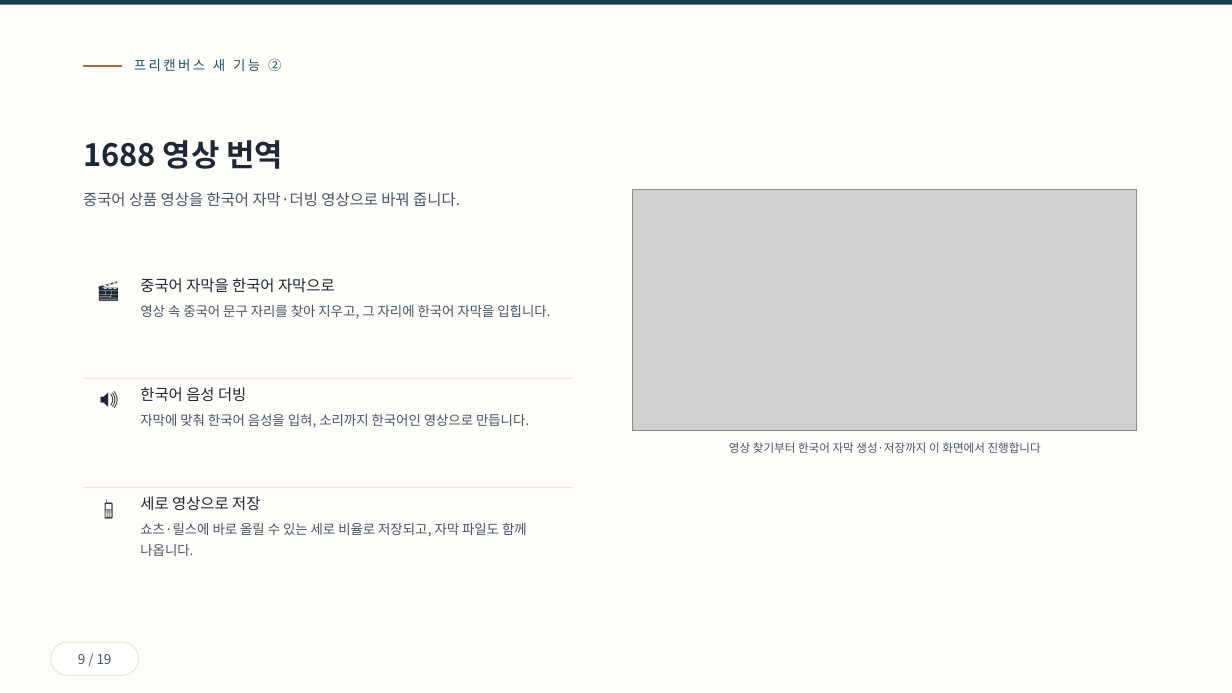
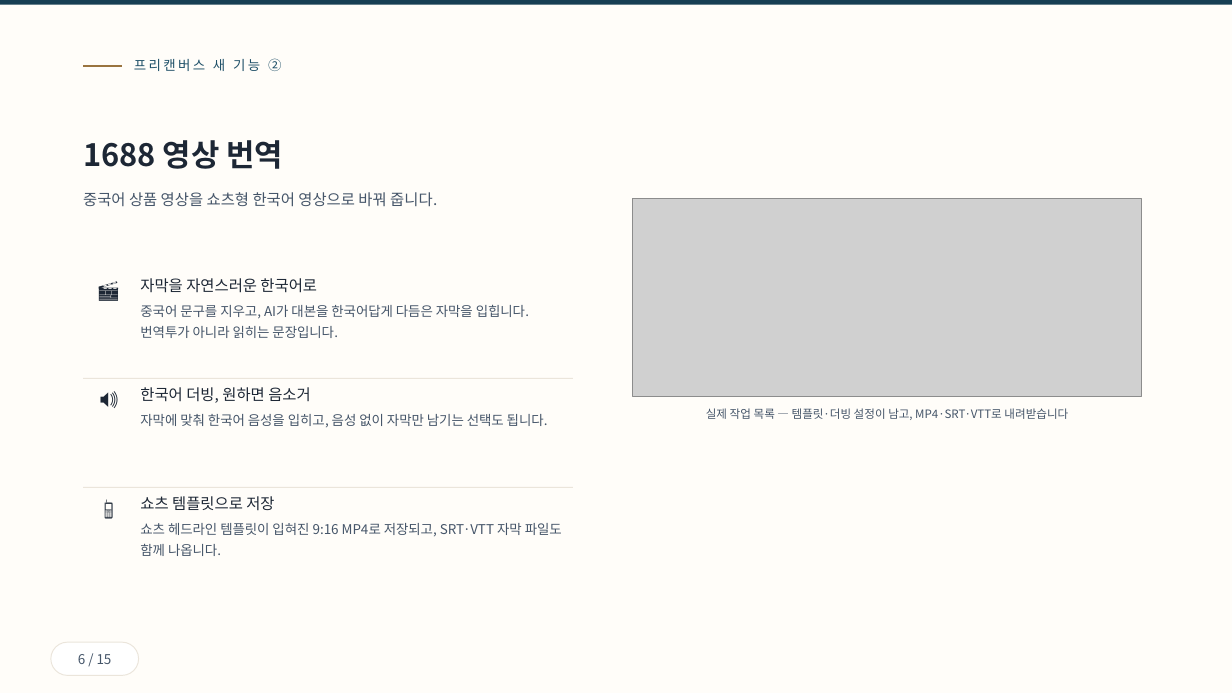
Before and after one commit to ramiteacher/searchmaster-x-freecanvas, a slide deck: slide 6 of slides.pptx (slide 9 before the commit). Drawn at 1232x693 pixels with LibreOffice and Linux fonts; fonts in the diff are those of the drawing; grey boxes stand for pictures. Boxes give left, top, right and bottom in pixels: in the first picture for what was removed or moved away, otherwise in the second. Text is boxed around its words. In the diff, an @@ line names an element or a change of style, - is before the commit and + after.

```diff
--- a/slides.pptx
+++ b/slides.pptx
@@ text at <box>83,192,437,206</box>: text changed @@
-중국어 상품 영상을 한국어 자막·더빙 영상으로 바꿔 줍니다.
+중국어 상품 영상을 쇼츠형 한국어 영상으로 바꿔 줍니다.
@@ picture: place and size @@
-picture at <box>633,189,1137,431</box>
+picture at <box>633,199,1141,396</box>
@@ text at <box>140,278,529,338</box>: text changed @@
-중국어 자막을 한국어 자막으로
-영상 속 중국어 문구 자리를 찾아 지우고, 그 자리에 한국어 자막을 입힙니다.
+자막을 자연스러운 한국어로
+중국어 문구를 지우고, AI가 대본을 한국어답게 다듬은 자막을 입힙니다. 번역투가 아니라 읽히는 문장입니다.
@@ text at <box>140,387,548,427</box>: text changed @@
-한국어 음성 더빙
-자막에 맞춰 한국어 음성을 입혀, 소리까지 한국어인 영상으로 만듭니다.
+한국어 더빙, 원하면 음소거
+자막에 맞춰 한국어 음성을 입히고, 음성 없이 자막만 남기는 선택도 됩니다.
@@ text at <box>706,408,1068,420</box>: text changed @@
-영상 찾기부터 한국어 자막 생성·저장까지 이 화면에서 진행합니다
+실제 작업 목록 — 템플릿·더빙 설정이 남고, MP4·SRT·VTT로 내려받습니다
@@ text at <box>140,496,562,556</box>: text changed @@
-세로 영상으로 저장
-쇼츠·릴스에 바로 올릴 수 있는 세로 비율로 저장되고, 자막 파일도 함께 나옵니다.
+쇼츠 템플릿으로 저장
+쇼츠 헤드라인 템플릿이 입혀진 9:16 MP4로 저장되고, SRT·VTT 자막 파일도 함께 나옵니다.
@@ text in rounded rectangle at <box>78,654,112,664</box>: text changed @@
-9 / 19
+6 / 15
```
Also in this commit, not shown: 13 other slides changed, 4 slides removed, 1 other file.
